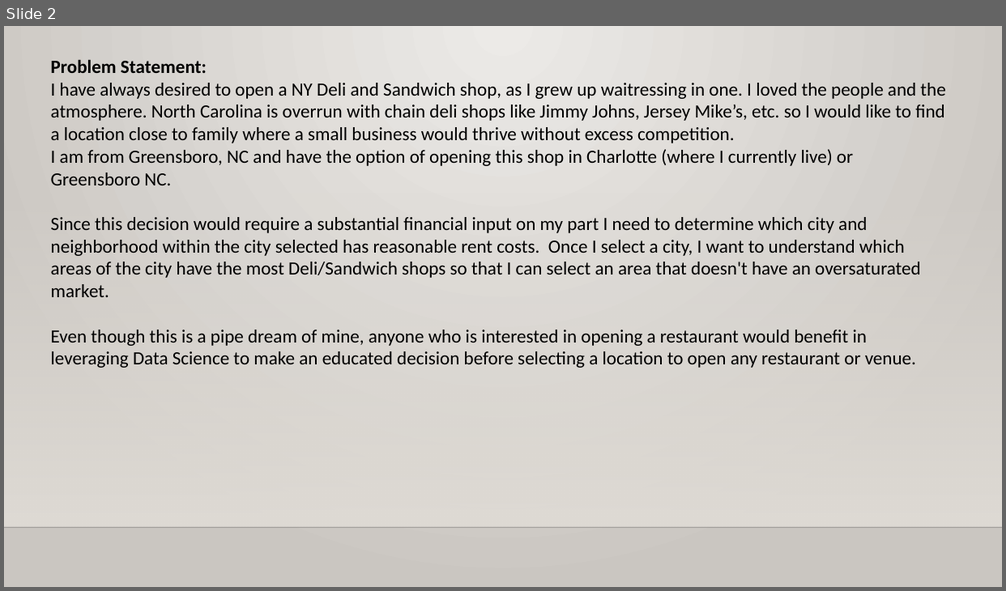
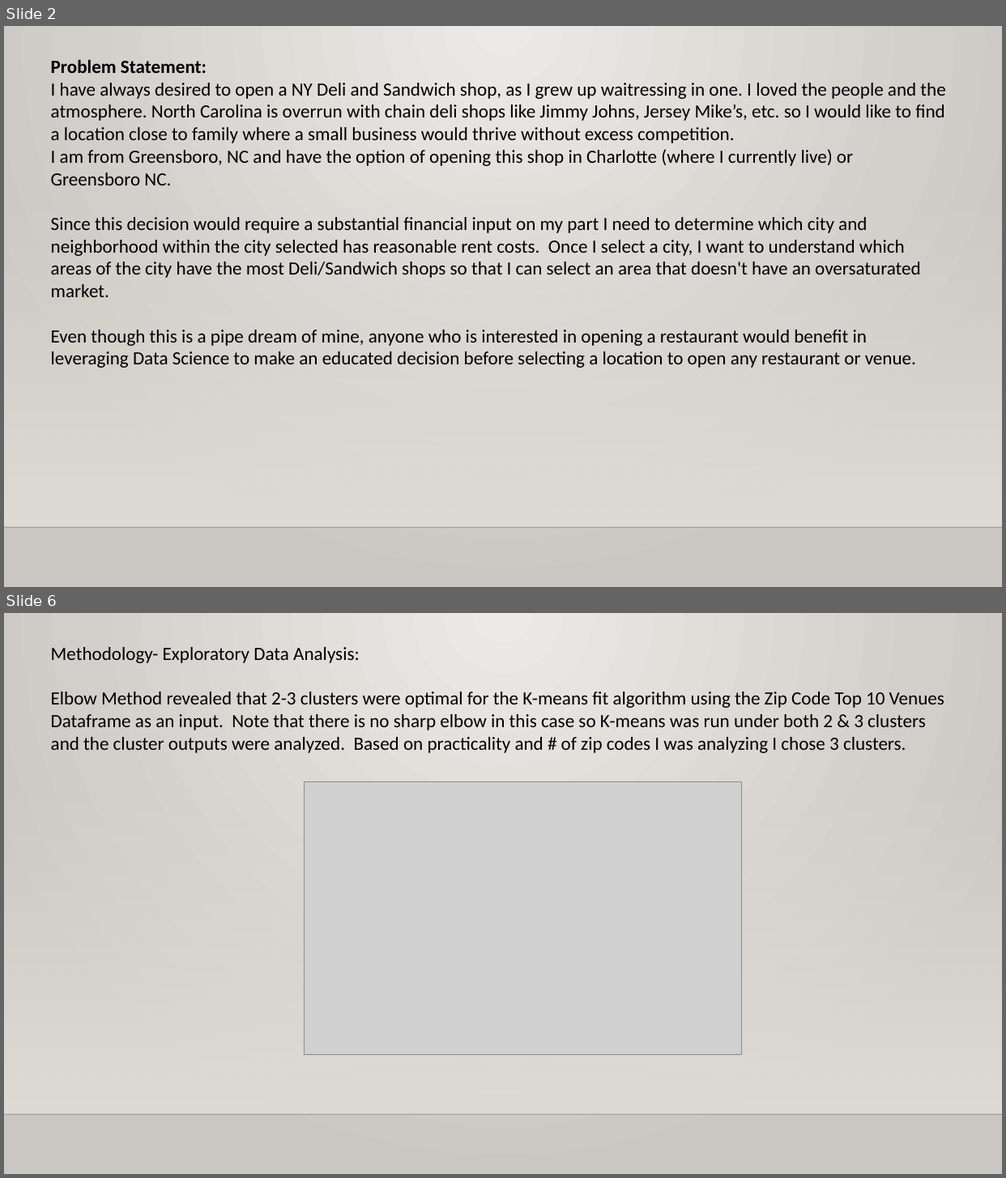
Before and after one commit to crowela022/LCDataScience, a slide deck: Data Science Capstone Project Presentation 2.pptx. Shown one above the other, each under a label of ours: slide 2 before the commit, slides 2 and 6 after it; the slides between them are not shown. The pictures are 1006x591 and 1006x1178 pixels, drawn with LibreOffice and Linux fonts; fonts in the diff are those of the drawing; grey boxes stand for pictures; background and template pictures are left out. Boxes give left, top, right and bottom in pixels: in the first picture for what was removed or moved away, otherwise in the second. Text is boxed around its words. In the diff, an @@ line names an element or a change of style, - is before the commit and + after.

```diff
--- a/Data Science Capstone Project Presentation 2.pptx
+++ b/Data Science Capstone Project Presentation 2.pptx
@@ slide 6 added at box(4, 613, 1002, 1174), background gradient #ECEAE7 to #CAC7C1; not listed: 2 template elements that a slide beside it also shows @@
@@ text added at box(51, 647, 944, 753), 18 pt, text #000000 @@
+Methodology- Exploratory Data Analysis:
+Elbow Method revealed that 2-3 clusters were optimal for the K-means fit algorithm using the Zip Code Top 10 Venues Dataframe as an input. Note that there is no sharp elbow in this case so K-means was run under both 2 & 3 clusters and the cluster outputs were analyzed. Based on practicality and # of zip codes I was analyzing I chose 3 clusters.
@@ picture added at box(305, 781, 742, 1054) @@
```
Also in this commit, not shown: 2 slides changed, 4 other slides added, 5 slides removed.
